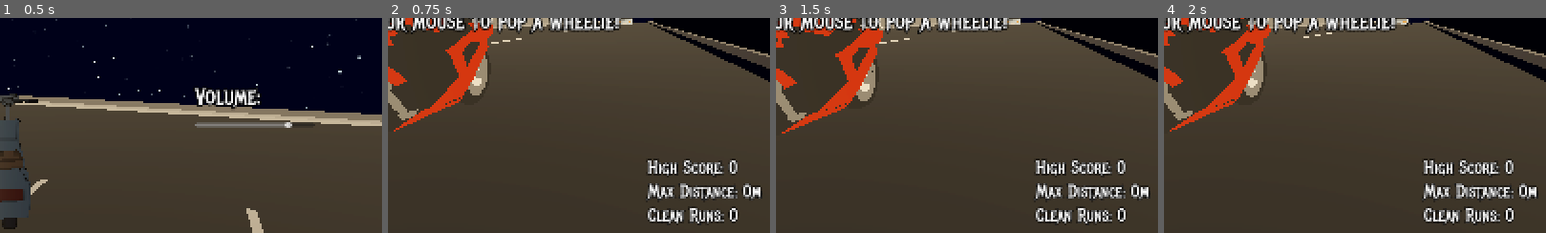
Above: before the commit, frames 1-4 (left to right).
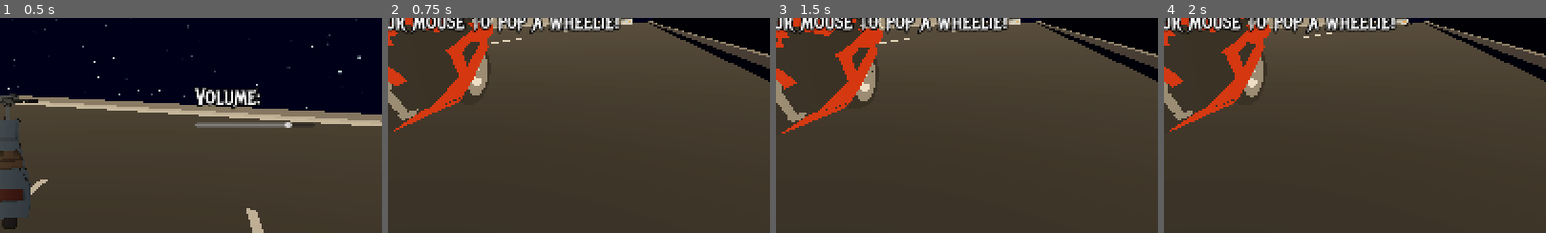
Above: after the commit, the same moments.

Repository: ssebs/DankNooner
Game: Godot game, scene res://scenes/main_game.tscn
Same seed, same stepped clock (60 frames per second), same inputs: the game is played once before the commit and once after it.
Inputs (mouse positions are % of the whole screen's width and height, from its top left):
- Up to frame 1 (0.5 s): no input
- Up to frame 2 (0.75 s): click "Play" at 0.5 s
- Up to frame 3 (1.5 s): tap Enter at 1.25 s; move the mouse to (55, 50) at 1.27 s; hold W (lean_forward) from 1.28 s (still down); click (55, 50) at 1.42 s
- Up to frame 4 (2 s): keep holding W (lean_forward)
The pictures show only the part of the screen within x 44-94%, y 42-92%; the shares and areas given below are measured in that part.

Frame 1 is identical in both runs. In frame 2, 3.6% of the frame differs, in the area x 67-98%, y 65-97%; in frame 3, 3.6%; in frame 4, 3.6%.

Commit message:
start upgrade menu

Diff:
--- a/scenes/main_game.gd
+++ b/scenes/main_game.gd
@@ -4,7 +4,7 @@
 
 @onready var spawn_pos: Marker3D = $SpawnPos
 @onready var ui: UI = $UI
-@onready var menu_stuff = %MenuStuff
+@onready var menu_screen_items: Node3D = %MenuStuff
 
 enum GameState {MAIN_MENU, PAUSE_MENU, PLAYING, RUN_OVER}
 
@@ -19,11 +19,27 @@
 
 func _ready():
     game_state = GameState.MAIN_MENU
+    # Main menu handlers
     ui.play_btn.pressed.connect(start_run)
-    ui.quit_btn.pressed.connect(func():
+    ui.quit_btn_main_menu.pressed.connect(func():
         get_tree().quit(0)
     )
-    ui.restart_btn.pressed.connect(on_restart_pressed)
+
+    # Upgrade menu handlers
+    ui.quit_btn_upgrade_menu.pressed.connect(func():
+        get_tree().quit(0)
+    )
+    ui.no_upgrade_btn.pressed.connect(on_no_upgrade_pressed)
+    ui.main_menu_btn.pressed.connect(goto_main_menu)
+    ui.upgrade_1_btn.pressed.connect(func():
+        on_upgrade_pressed(1)
+    )
+    ui.upgrade_2_btn.pressed.connect(func():
+        on_upgrade_pressed(2)
+    )
+    ui.upgrade_3_btn.pressed.connect(func():
+        on_upgrade_pressed(3)
+    )
 
 ## Spawn Motorcycle, add child, set cam, switch game state, conn finished_run signal
 func start_run():
@@ -39,12 +55,11 @@
 
 ## Note: Motorcycle should queue_free() on it's own
 func on_run_finished(has_crashed: bool, msg: String):
+    SignalBus.notify_ui.emit(msg, 5)
+
     switch_game_state(GameState.RUN_OVER)
-    ui.restart_btn.visible = true
 
-    # ui.notify_finished.connect(func():
-    #     pass
-    # )
+    # set score
     if !has_crashed:
         max_clean_runs += 1
         if SignalBus.score > max_score:
@@ -62,12 +77,15 @@
     ui.set_max_score_label_text(max_score)
     ui.set_max_clean_runs_label_text(max_clean_runs)
 
-    SignalBus.notify_ui.emit(msg, 5)
+func on_upgrade_pressed(num: int):
+    print("upgrade " + str(num) + " pressed")
 
-func on_restart_pressed():
-    ui.restart_btn.visible = false
+func on_no_upgrade_pressed():
     # reset score
     start_run()
+
+func goto_main_menu():
+    switch_game_state(GameState.MAIN_MENU)
 
 
 # TODO: move pause/esc/press logic here
@@ -76,10 +94,10 @@
     ui.switch_panels(state)
     match state:
         GameState.MAIN_MENU:
-            menu_stuff.visible = true
+            menu_screen_items.visible = true
         GameState.PLAYING:
-            menu_stuff.visible = false
+            menu_screen_items.visible = false
         GameState.PAUSE_MENU:
-            menu_stuff.visible = false
+            menu_screen_items.visible = false
         GameState.RUN_OVER:
-            menu_stuff.visible = true
+            menu_screen_items.visible = true
--- a/scenes/treadmill_road.gd
+++ b/scenes/treadmill_road.gd
@@ -73,6 +73,10 @@
         return
 
     var thing = obstacle_scn.instantiate() as Obstacle
+    if thing == null:
+        print("null thing spawn_obstacle")
+        return
+
     if is_hazard:
         thing.variant = randi_range(thing.variant_split_idx, thing.variants.size() - 1)
     else:
--- a/scenes/ui.gd
+++ b/scenes/ui.gd
@@ -16,11 +16,20 @@
 @onready var game_panel: Control = %GamePanel
 @onready var main_menu_panel: Control = %MainMenuPanel
 @onready var pause_menu_panel: Control = %PauseMenuPanel
+@onready var upgrade_menu_panel: Control = %UpgradeMenuPanel
 
+# main menu
 @onready var play_btn: Button = %PlayBtn
-@onready var quit_btn: Button = %QuitBtn
+@onready var quit_btn_main_menu: Button = %QuitBtn
 @onready var volume_slider: Slider = %VolumeSlider
-@onready var restart_btn: Button = %RestartBtn
+
+# upgrade menu
+@onready var quit_btn_upgrade_menu: Button = %QuitBtn
+@onready var no_upgrade_btn: Button = %NoUpgradeBtn
+@onready var main_menu_btn: Button = %MainMenuBtn
+@onready var upgrade_1_btn: Button = %Upgrade1Btn
+@onready var upgrade_2_btn: Button = %Upgrade2Btn
+@onready var upgrade_3_btn: Button = %Upgrade3Btn
 
 # var notifications = [] # todo: use queue for multiple
 
@@ -36,7 +45,6 @@
     # Defaults
     notify_label.text = ""
     throttle_progress.value = 0
-    restart_btn.visible = false
 
     set_score_label_text(0)
     set_distance_label_text(0)
@@ -48,17 +56,25 @@
 func switch_panels(state: MainGame.GameState):
     match state:
         MainGame.GameState.MAIN_MENU:
+            main_menu_panel.visible = true
             game_panel.visible = false
             pause_menu_panel.visible = false
-            main_menu_panel.visible = true
-        MainGame.GameState.PLAYING, MainGame.GameState.RUN_OVER:
+            upgrade_menu_panel.visible = false
+        MainGame.GameState.PLAYING:
             game_panel.visible = true
             pause_menu_panel.visible = false
             main_menu_panel.visible = false
+            upgrade_menu_panel.visible = false
+        MainGame.GameState.RUN_OVER:
+            upgrade_menu_panel.visible = true
+            game_panel.visible = false
+            pause_menu_panel.visible = false
+            main_menu_panel.visible = false
         MainGame.GameState.PAUSE_MENU:
+            pause_menu_panel.visible = true
             game_panel.visible = false
-            pause_menu_panel.visible = true
             main_menu_panel.visible = false
+            upgrade_menu_panel.visible = false
 
 #region signal handlers
 func on_throttle_updated(pct: float):
--- a/scenes/ui.tscn
+++ b/scenes/ui.tscn
@@ -24,6 +24,7 @@
 
 [node name="GamePanel" type="Control" parent="."]
 unique_name_in_owner = true
+visible = false
 layout_mode = 2
 
 [node name="Center" type="VBoxContainer" parent="GamePanel"]
@@ -47,13 +48,6 @@
 theme_override_font_sizes/font_size = 48
 text = "NOTIFY"
 
-[node name="RestartBtn" type="Button" parent="GamePanel/Center"]
-unique_name_in_owner = true
-custom_minimum_size = Vector2(400, 120)
-layout_mode = 2
-theme_override_font_sizes/font_size = 64
-text = "Restart Game"
-
 [node name="Right" type="VBoxContainer" parent="GamePanel"]
 layout_mode = 2
 offset_left = 1159.0
@@ -89,40 +83,6 @@
 texture = ExtResource("4_8dubc")
 expand_mode = 1
 
-[node name="VBoxContainer" type="VBoxContainer" parent="GamePanel"]
-layout_mode = 1
-anchors_preset = 3
-anchor_left = 1.0
-anchor_top = 1.0
-anchor_right = 1.0
-anchor_bottom = 1.0
-offset_left = -272.0
-offset_top = -143.0
-grow_horizontal = 0
-grow_vertical = 0
-size_flags_vertical = 8
-
-[node name="MaxScoreLabel" type="Label" parent="GamePanel/VBoxContainer"]
-unique_name_in_owner = true
-layout_mode = 2
-theme_override_constants/outline_size = 8
-theme_override_font_sizes/font_size = 36
-text = "MaxScoreLabel"
-
-[node name="MaxDistanceLabel" type="Label" parent="GamePanel/VBoxContainer"]
-unique_name_in_owner = true
-layout_mode = 2
-theme_override_constants/outline_size = 8
-theme_override_font_sizes/font_size = 36
-text = "MaxDistance"
-
-[node name="MaxCleanRunsLabel" type="Label" parent="GamePanel/VBoxContainer"]
-unique_name_in_owner = true
-layout_mode = 2
-theme_override_constants/outline_size = 8
-theme_override_font_sizes/font_size = 36
-text = "MaxCleanRuns:"
-
 [node name="Left" type="VBoxContainer" parent="GamePanel"]
 layout_mode = 1
 anchors_preset = 9
@@ -170,6 +130,142 @@
 layout_mode = 2
 theme_override_constants/separation = 30
 theme_override_styles/separator = SubResource("StyleBoxEmpty_8dubc")
+
+[node name="UpgradeMenuPanel" type="Control" parent="."]
+unique_name_in_owner = true
+layout_mode = 2
+
+[node name="VBoxContainer2" type="VBoxContainer" parent="UpgradeMenuPanel"]
+layout_mode = 1
+anchors_preset = 4
+anchor_top = 0.5
+anchor_bottom = 0.5
+offset_top = -71.5
+offset_right = 204.0
+offset_bottom = 71.5
+grow_vertical = 2
+size_flags_horizontal = 0
+size_flags_vertical = 8
+
+[node name="MaxScoreLabel" type="Label" parent="UpgradeMenuPanel/VBoxContainer2"]
+unique_name_in_owner = true
+layout_mode = 2
+theme_override_constants/outline_size = 8
+theme_override_font_sizes/font_size = 36
+text = "MaxScoreLabel"
+
+[node name="MaxDistanceLabel" type="Label" parent="UpgradeMenuPanel/VBoxContainer2"]
+unique_name_in_owner = true
+layout_mode = 2
+theme_override_constants/outline_size = 8
+theme_override_font_sizes/font_size = 36
+text = "MaxDistance"
+
+[node name="MaxCleanRunsLabel" type="Label" parent="UpgradeMenuPanel/VBoxContainer2"]
+unique_name_in_owner = true
+layout_mode = 2
+theme_override_constants/outline_size = 8
+theme_override_font_sizes/font_size = 36
+text = "MaxCleanRuns:"
+
+[node name="MoneyLabel" type="Label" parent="UpgradeMenuPanel/VBoxContainer2"]
+unique_name_in_owner = true
+layout_mode = 2
+theme_override_constants/outline_size = 8
+theme_override_font_sizes/font_size = 36
+text = "Money:"
+
+[node name="VBoxContainer" type="VBoxContainer" parent="UpgradeMenuPanel"]
+layout_mode = 1
+anchors_preset = 8
+anchor_left = 0.5
+anchor_top = 0.5
+anchor_right = 0.5
+anchor_bottom = 0.5
+offset_left = -200.0
+offset_top = -92.5
+offset_right = 200.0
+offset_bottom = 92.5
+grow_horizontal = 2
+grow_vertical = 2
+theme_override_constants/separation = 20
+
+[node name="ChooseUpgradeLabel" type="Label" parent="UpgradeMenuPanel/VBoxContainer"]
+layout_mode = 2
+theme_override_font_sizes/font_size = 64
+text = "Choose an upgrade:"
+horizontal_alignment = 1
+
+[node name="HBoxContainer" type="HBoxContainer" parent="UpgradeMenuPanel/VBoxContainer"]
+layout_mode = 2
+size_flags_vertical = 3
+theme_override_constants/separation = 20
+alignment = 1
+
+[node name="Upgrade1Btn" type="Button" parent="UpgradeMenuPanel/VBoxContainer/HBoxContainer"]
+unique_name_in_owner = true
+custom_minimum_size = Vector2(300, 150)
+layout_mode = 2
+theme_override_font_sizes/font_size = 48
+text = "UPGRADE_1
+$3"
+
+[node name="Upgrade2Btn" type="Button" parent="UpgradeMenuPanel/VBoxContainer/HBoxContainer"]
+unique_name_in_owner = true
+custom_minimum_size = Vector2(300, 150)
+layout_mode = 2
+theme_override_font_sizes/font_size = 48
+text = "UPGRADE_2
+$500"
+
+[node name="Upgrade3Btn" type="Button" parent="UpgradeMenuPanel/VBoxContainer/HBoxContainer"]
+unique_name_in_owner = true
+custom_minimum_size = Vector2(300, 150)
+layout_mode = 2
+theme_override_font_sizes/font_size = 48
+text = "UPGRADE_3
+$999"
+
+[node name="HSeparator3" type="HSeparator" parent="UpgradeMenuPanel/VBoxContainer"]
+layout_mode = 2
+theme_override_constants/separation = 20
+theme_override_styles/separator = SubResource("StyleBoxEmpty_8dubc")
+
+[node name="NoUpgradeBtn" type="Button" parent="UpgradeMenuPanel/VBoxContainer"]
+unique_name_in_owner = true
+custom_minimum_size = Vector2(300, 150)
+layout_mode = 2
+size_flags_horizontal = 4
+size_flags_vertical = 8
+theme_override_font_sizes/font_size = 48
+text = "No Upgrade :c"
+
+[node name="HSeparator4" type="HSeparator" parent="UpgradeMenuPanel/VBoxContainer"]
+layout_mode = 2
+theme_override_constants/separation = 80
+theme_override_styles/separator = SubResource("StyleBoxEmpty_8dubc")
+
+[node name="HBoxContainer2" type="HBoxContainer" parent="UpgradeMenuPanel/VBoxContainer"]
+layout_mode = 2
+size_flags_horizontal = 4
+size_flags_vertical = 8
+theme_override_constants/separation = 64
+
+[node name="MainMenuBtn" type="Button" parent="UpgradeMenuPanel/VBoxContainer/HBoxContainer2"]
+unique_name_in_owner = true
+custom_minimum_size = Vector2(250, 125)
+layout_mode = 2
+size_flags_horizontal = 4
+theme_override_font_sizes/font_size = 48
+text = "Main Menu"
+
+[node name="QuitBtn2" type="Button" parent="UpgradeMenuPanel/VBoxContainer/HBoxContainer2"]
+unique_name_in_owner = true
+custom_minimum_size = Vector2(250, 125)
+layout_mode = 2
+size_flags_horizontal = 4
+theme_override_font_sizes/font_size = 48
+text = "Quit Game"
 
 [node name="MainMenuPanel" type="Control" parent="."]
 unique_name_in_owner = true
Not shown, changed: README.md
